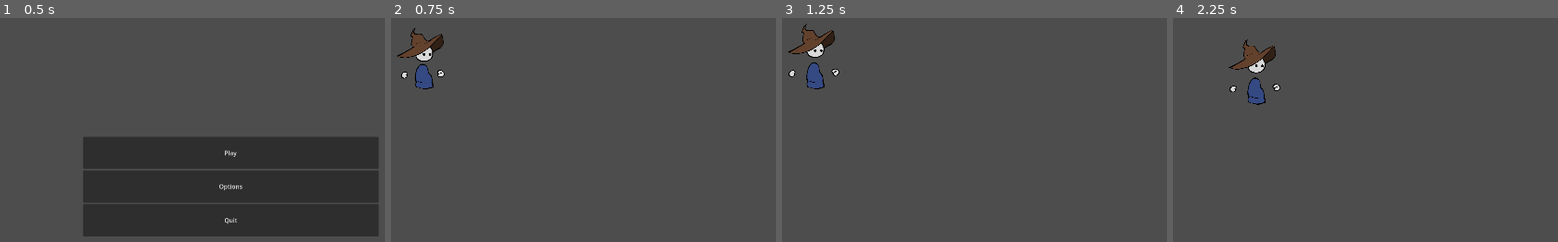
Above: before the commit, frames 1-4 (left to right).
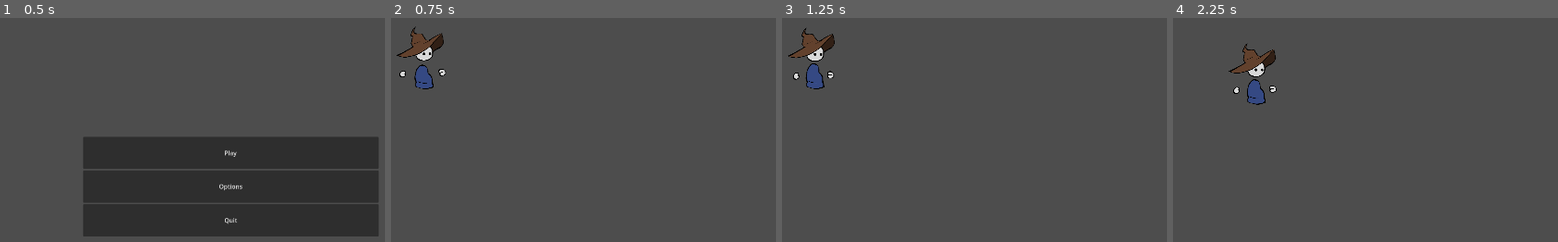
Above: after the commit, the same moments.

Repository: Meoah/Wazz-lock
Game: Godot game, scene res://Scenes/default.tscn
Two runs of this game, one before a commit and one after it. Both use one fixed random seed, a clock stepped at 60 frames per second and the inputs below.
Inputs:
- Up to frame 1 (0.5 s): no input
- Up to frame 2 (0.75 s): click "Play" at 0.5 s
- Up to frame 3 (1.25 s): no input
- Up to frame 4 (2.25 s): tap Enter at 1.25 s; hold Right (ui_right) 1.28-2.03 s; tap Space (ui_select) at 1.52 s; hold Down (ui_down) from 2.03 s (still down)

Frame 1 is identical in both runs. In frame 2, 0.4% of the frame differs, in the area x 1-15%, y 3-32%; in frame 3, 0.9%, in the area x 1-15%, y 2-32%; in frame 4, 0.9%.

Commit message:
Clive changes fps on walking

Diff:
--- a/Scenes/Actors/Clive.tscn
+++ b/Scenes/Actors/Clive.tscn
@@ -64,7 +64,7 @@
 }],
 "loop": true,
 "name": &"idle",
-"speed": 8.0
+"speed": 4.0
 }]
 
 [sub_resource type="RectangleShape2D" id="RectangleShape2D_iwdwx"]
@@ -74,9 +74,10 @@
 radius = 80.00001
 height = 400.00006
 
-[node name="Clive" type="CharacterBody2D"]
+[node name="Clive" type="CharacterBody2D" node_paths=PackedStringArray("sprite")]
 scale = Vector2(0.25, 0.25)
 script = ExtResource("1_iwdwx")
+sprite = NodePath("AnimatedSprite2D")
 
 [node name="AnimatedSprite2D" type="AnimatedSprite2D" parent="."]
 scale = Vector2(0.99999994, 0.99999994)
--- a/scripts/player/player_clive.gd
+++ b/scripts/player/player_clive.gd
@@ -3,6 +3,7 @@
 
 var manager : PlayerManager
 
+@export var sprite : AnimatedSprite2D
 @export var move_speed : float = 200.0
 var move_direction : Vector2 = Vector2.ZERO
 var initial_scale : Vector2 = Vector2.ZERO
@@ -20,6 +21,12 @@
 	manager = PlayerManager.new()
 	initial_scale = scale
 
+func _process(_delta: float) -> void:
+	# TODO Should this stay in this script or to the manager?
+	if manager.get_current_state() == manager.walking_state:
+		sprite.sprite_frames.set_animation_speed("idle", 16.0)
+	if manager.get_current_state() == manager.idle_state:
+		sprite.sprite_frames.set_animation_speed("idle", 4.0)
 
 func _physics_process(delta) -> void:
 	manager.physics_update(delta, move_direction, roll_input, attack_input)
--- a/scripts/states/player/player_walking_state.gd
+++ b/scripts/states/player/player_walking_state.gd
@@ -18,3 +18,6 @@
 
 func allows_movement() -> bool:
 	return true
+
+func physics_update(_delta : float, _move_direction : Vector2) -> void:
+	pass
